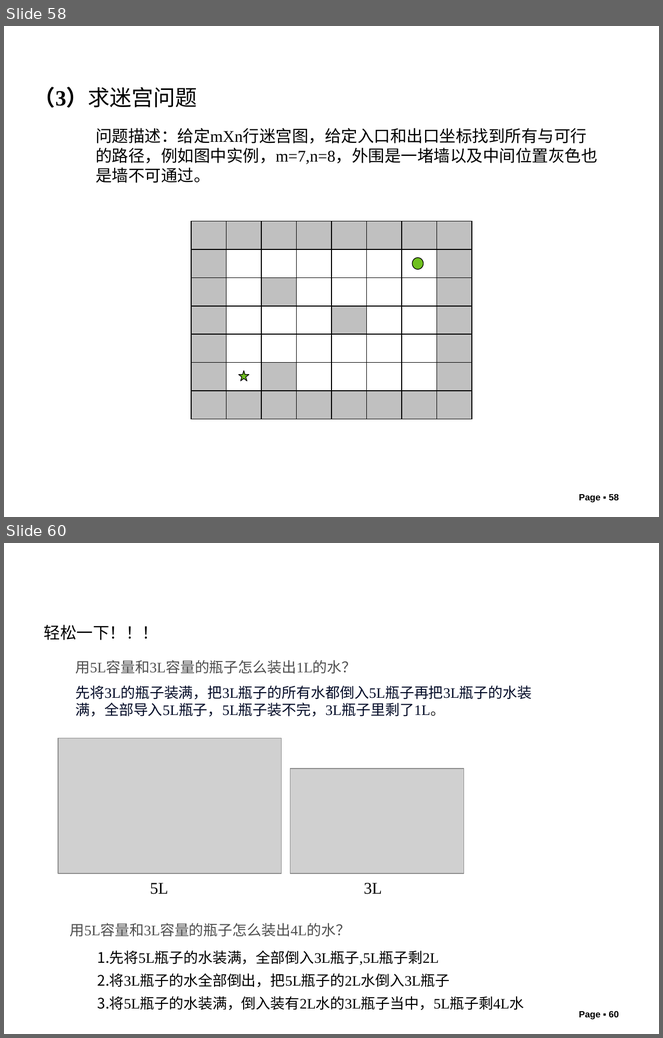
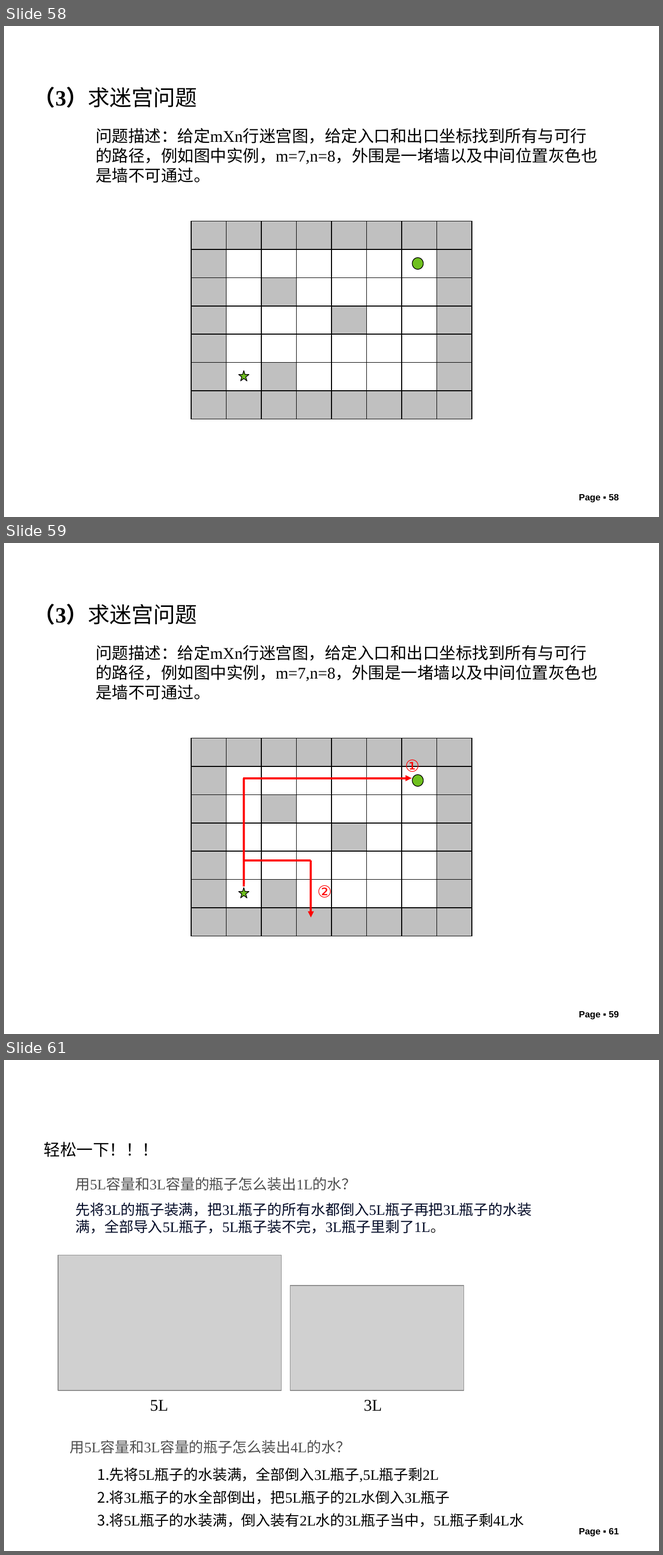
Before and after one commit to liutongling/DP, a slide deck: file/第6章 回朔法.pptx. Shown one above the other, each under a label of ours: slides 58 and 60 before the commit, slides 58, 59 and 61 after it; the slides between them are not shown. The pictures are 663x1038 and 663x1555 pixels, drawn with LibreOffice and Linux fonts; fonts in the diff are those of the drawing; grey boxes stand for pictures; background and template pictures are left out. Boxes give left, top, right and bottom in pixels: in the first picture for what was removed or moved away, otherwise in the second. Text is boxed around its words. In the diff, an @@ line names an element or a change of style, - is before the commit and + after.

Commit message:
增加一个案例以及复习的内容

```diff
--- a/file/第6章 回朔法.pptx
+++ b/file/第6章 回朔法.pptx
@@ slide 59 added at (x1=4, y1=543, x2=659, y2=1034), background #FFFFFF @@
@@ text added at (x1=34, y1=604, x2=197, y2=625), 24 pt, text #000000 @@
+（3）求迷宫问题
@@ text added at (x1=96, y1=645, x2=598, y2=700), 18 pt, text #000000 @@
+问题描述：给定mXn行迷宫图，给定入口和出口坐标找到所有与可行的路径，例如图中实例，m=7,n=8，外围是一堵墙以及中间位置灰色也是墙不可通过。
@@ table added at (x1=191, y1=738, x2=475, y2=936), 7 rows, 8 columns @@
+ |  |  |  |  |  |  | 
+ |  |  |  |  |  |  | 
+ |  |  |  |  |  |  | 
+ |  |  |  |  |  |  | 
+ |  |  |  |  |  |  | 
+ |  |  |  |  |  |  | 
+ |  |  |  |  |  |  | 
@@ text added at (x1=405, y1=758, x2=419, y2=775), 18 pt, text #FF0000 @@
+①
@@ ellipse added at (x1=412, y1=775, x2=423, y2=787), fill #6FC01E, outline #000000 0.75 pt @@
@@ arrow added from (243, 778) to (412, 778), #FF0000 2.25 pt @@
@@ line added from (244, 887) to (244, 778), #FF0000 2.25 pt @@
@@ line added from (244, 861) to (311, 861), #FF0000 2.25 pt @@
@@ arrow added from (311, 861) to (311, 918), #FF0000 2.25 pt @@
@@ text added at (x1=318, y1=884, x2=332, y2=901), 18 pt, text #FF0000 @@
+②
@@ star added at (x1=239, y1=888, x2=249, y2=898), fill #6FC01E, outline #000000 0.75 pt @@
@@ page number added at (x1=579, y1=1012, x2=619, y2=1020), 10 pt, text #000000, bold @@
+Page ▪ 59
@@ what was slide 60 is now slide 61 @@
@@ page number at (x1=579, y1=1528, x2=619, y2=1537): text changed @@
-Page ▪ 60
+Page ▪ 61
```
Also in this commit, not shown: 1 slide changed, 2 other files.
